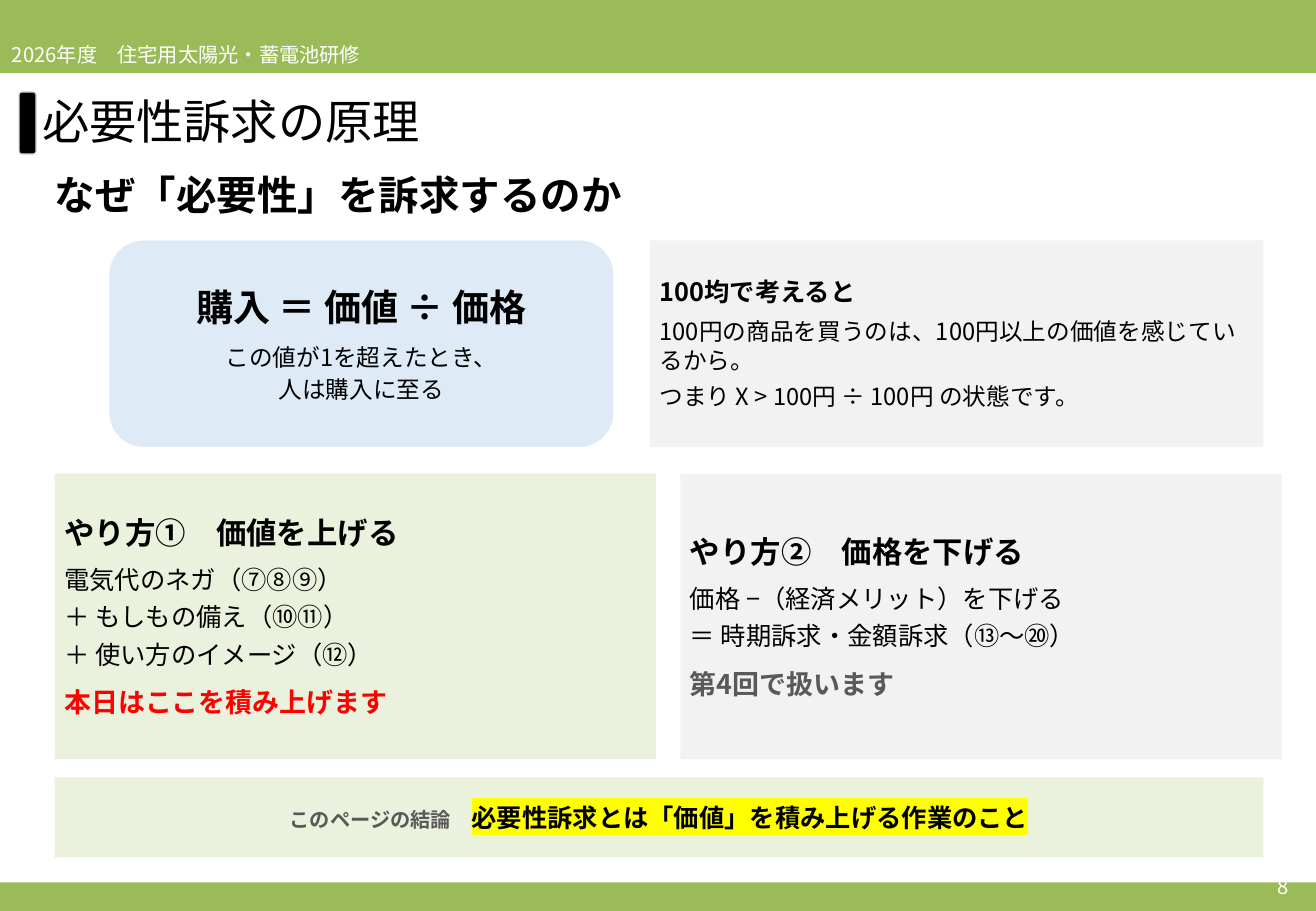
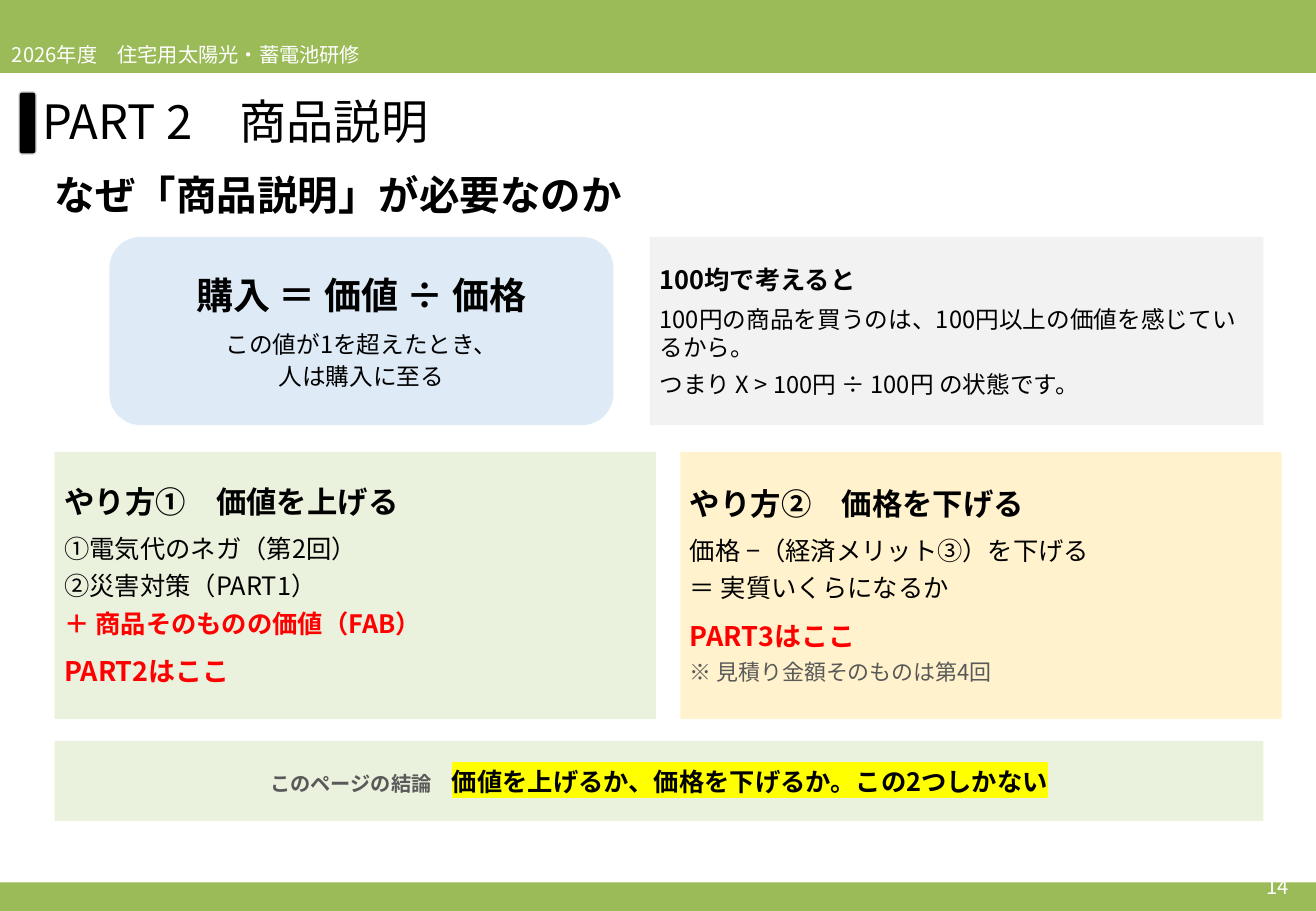
Before and after one commit to soshiro-iki-sys/-, a slide deck: slide 14 of slides/2026営業研修_第3回_必要性訴求②＆ロープレ.pptx (slide 8 before the commit). Drawn at 1316x911 pixels with LibreOffice and Linux fonts; fonts in the diff are those of the drawing. Boxes give left, top, right and bottom in pixels: in the first picture for what was removed or moved away, otherwise in the second. Text is boxed around its words. In the diff, an @@ line names an element or a change of style, - is before the commit and + after.

```diff
--- a/slides/2026営業研修_第3回_必要性訴求②＆ロープレ.pptx
+++ b/slides/2026営業研修_第3回_必要性訴求②＆ロープレ.pptx
@@ text at bbox=[42, 99, 429, 143]: text changed @@
-必要性訴求の原理
+PART 2 商品説明
@@ text at bbox=[55, 175, 622, 214]: text changed @@
-なぜ「必要性」を訴求するのか
+なぜ「商品説明」が必要なのか
@@ rounded rectangle "購入 ＝ 価値 ÷ 価格": place and size @@
-rounded rectangle "購入 ＝ 価値 ÷ 価格" at bbox=[109, 241, 614, 447]
+rounded rectangle "購入 ＝ 価値 ÷ 価格" at bbox=[109, 237, 614, 425]
@@ rectangle "100均で考えると": place and size @@
-rectangle "100均で考えると" at bbox=[650, 241, 1264, 447]
+rectangle "100均で考えると" at bbox=[650, 237, 1264, 425]
@@ rectangle "やり方① 価値を上げる": place and size @@
-rectangle "やり方① 価値を上げる" at bbox=[55, 474, 656, 759]
+rectangle "やり方① 価値を上げる" at bbox=[55, 452, 656, 719]
@@ rectangle "やり方② 価格を下げる": place and size @@
-rectangle "やり方② 価格を下げる" at bbox=[680, 474, 1282, 759]
+rectangle "やり方② 価格を下げる" at bbox=[680, 452, 1282, 719]
@@ rectangle "やり方② 価格を下げる" at bbox=[680, 452, 1282, 719]: fill #F2F2F2 to #FFF2CC @@
@@ text in rectangle at bbox=[64, 536, 421, 683]: text changed @@
-電気代のネガ（⑦⑧⑨）
-＋ もしもの備え（⑩⑪）
-＋ 使い方のイメージ（⑫）
-本日はここを積み上げます
+①電気代のネガ（第2回）
+②災害対策（PART1）
+＋ 商品そのものの価値（FAB）
+PART2はここ
@@ text in rectangle at bbox=[690, 538, 1089, 682]: text changed @@
-価格 −（経済メリット）を下げる
-＝ 時期訴求・金額訴求（⑬〜⑳）
-第4回で扱います
+価格 −（経済メリット③）を下げる
+＝ 実質いくらになるか
+PART3はここ
+※ 見積り金額そのものは第4回
@@ rectangle "このページの結論 価値を上げるか、価格を下げるか。この2つしかない": place and size @@
-rectangle "このページの結論 価値を上げるか、価格を下げるか。この2つしかない" at bbox=[55, 778, 1264, 858]
+rectangle "このページの結論 価値を上げるか、価格を下げるか。この2つしかない" at bbox=[55, 741, 1264, 821]
@@ text in rectangle at bbox=[270, 769, 1048, 794]: text changed @@
-このページの結論 必要性訴求とは「価値」を積み上げる作業のこと
+このページの結論 価値を上げるか、価格を下げるか。この2つしかない
@@ text at bbox=[1266, 873, 1288, 900]: text changed @@
-8
+14
```
Also in this commit, not shown: 22 other slides changed, 8 slides added, 5 slides removed, 2 other files.
